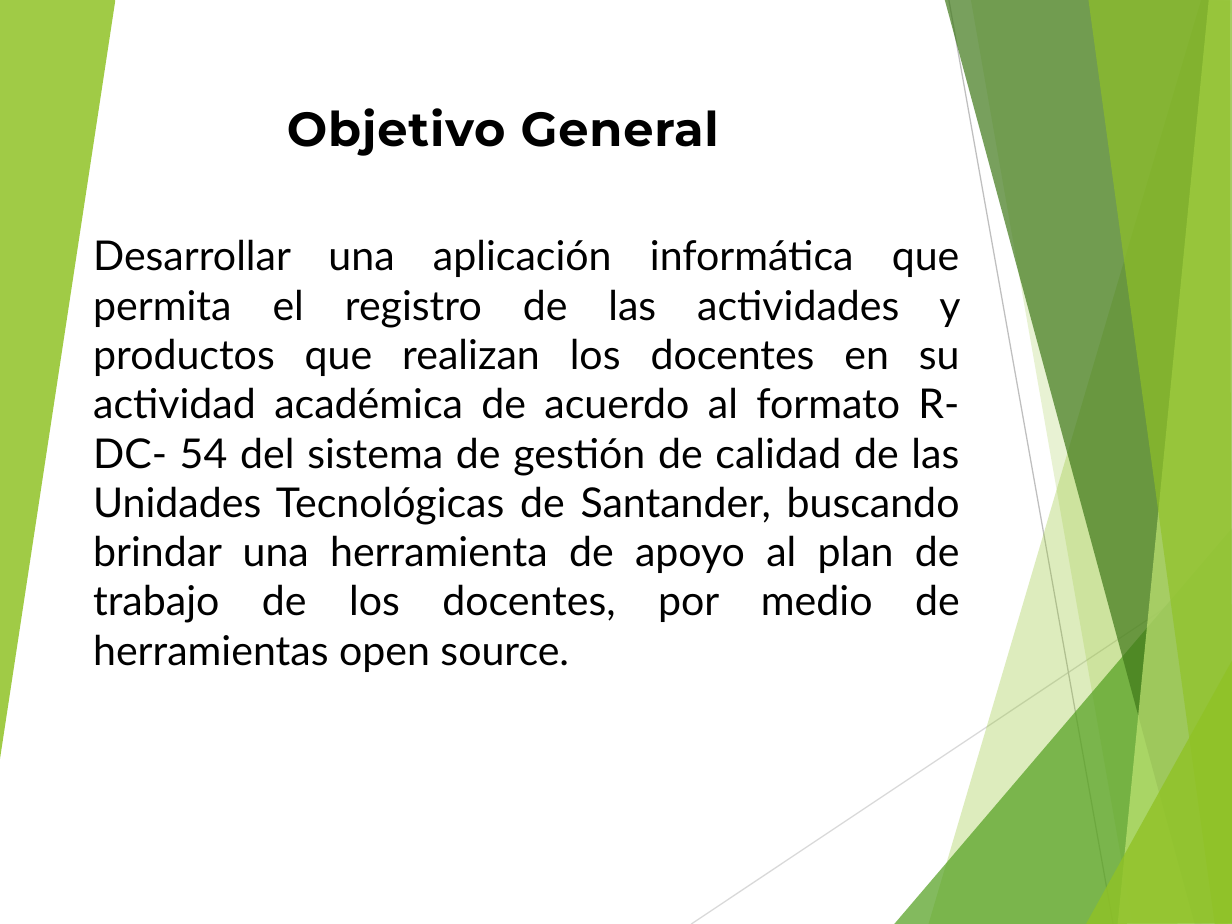
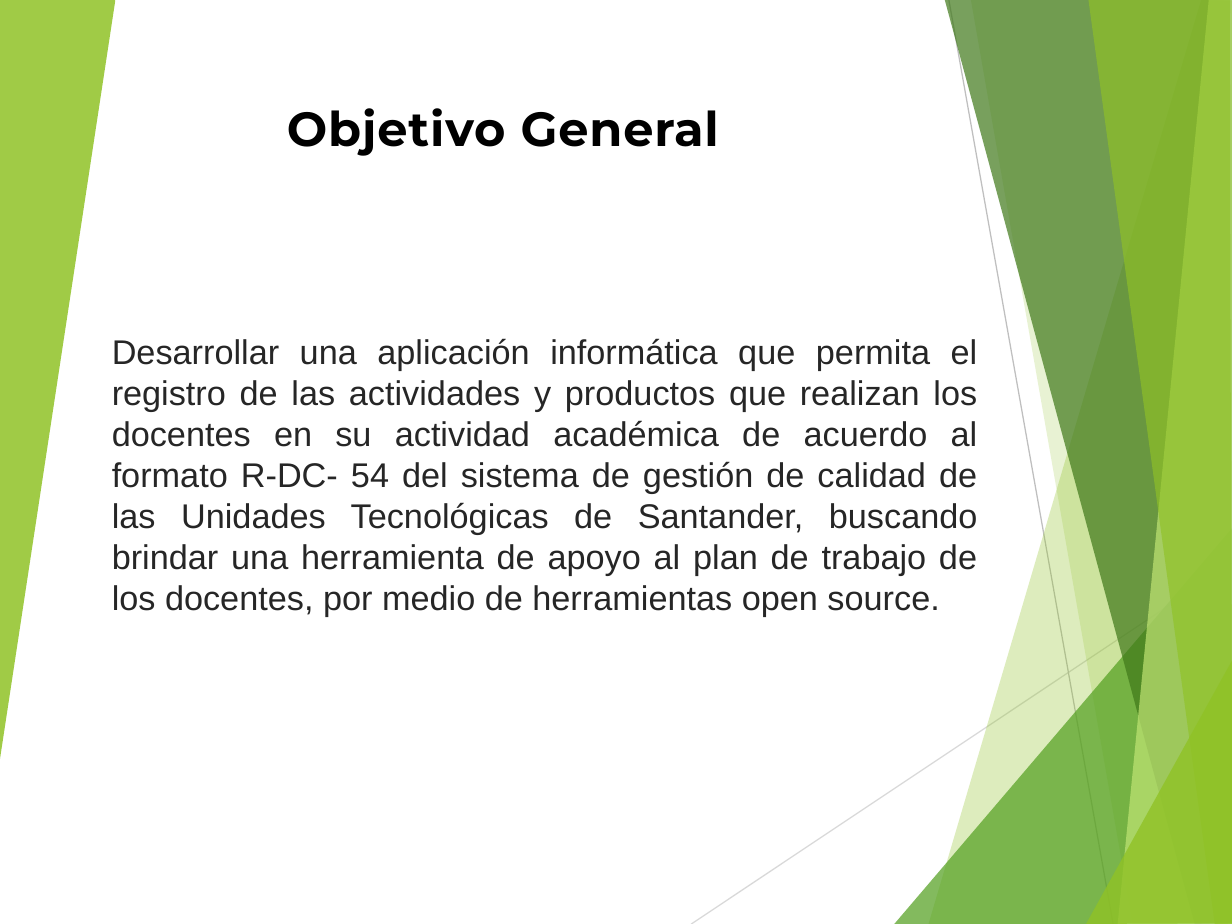
Before and after one commit to andy645jh/ProyectoGrado, a slide deck: slide 3 of extras/docs/rdc_presentacion.pptx. Drawn at 1232x924 pixels with LibreOffice and Linux fonts; fonts in the diff are those of the drawing. Boxes give left, top, right and bottom in pixels: in the first picture for what was removed or moved away, otherwise in the second. Text is boxed around its words. In the diff, an @@ line names an element or a change of style, - is before the commit and + after.

```diff
--- a/extras/docs/rdc_presentacion.pptx
+++ b/extras/docs/rdc_presentacion.pptx
@@ text "Desarrollar una aplicación informática que ...": place and size @@
-text "Desarrollar una aplicación informática que ..." at (93,239,960,672)
+text "Desarrollar una aplicación informática que ..." at (112,338,978,617)
@@ text "Desarrollar una aplicación informática que ..." at (112,338,978,617): size 24 to 20 pt, font Lato to Arial, text colour #000000 to #262626 @@
```
Also in this commit, not shown: 11 other slides changed, 10 slides added, 6 slides removed.
